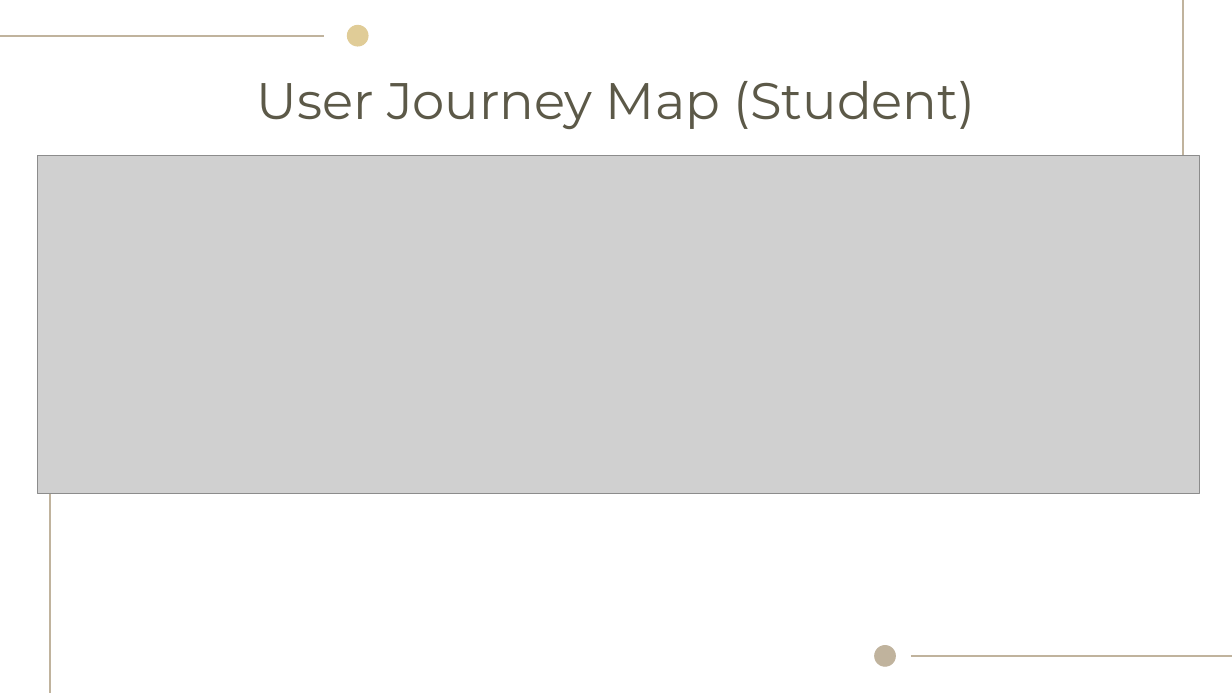
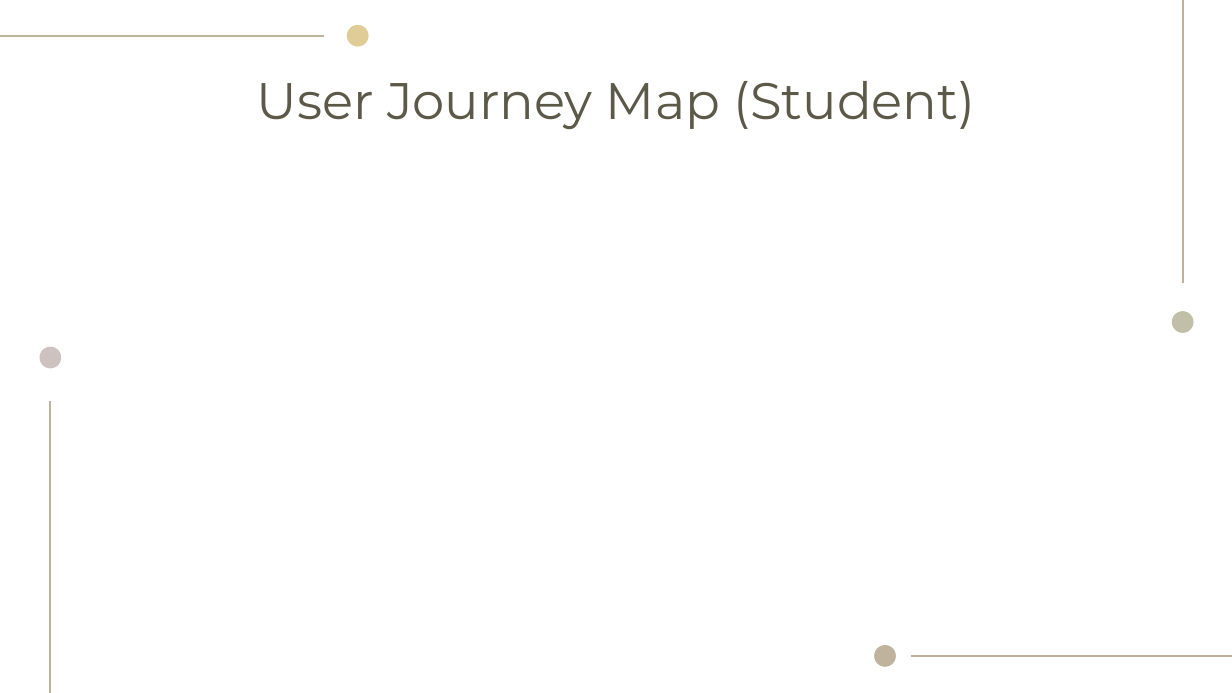
Before and after one commit to datasheng/csc336-teamproject-repo-five-guys, a slide deck: slide 8 of Five Guys project presentation template.pptx. Drawn at 1232x693 pixels with LibreOffice and Linux fonts; fonts in the diff are those of the drawing; grey boxes stand for pictures. Boxes give left, top, right and bottom in pixels: in the first picture for what was removed or moved away, otherwise in the second. Text is boxed around its words. In the diff, an @@ line names an element or a change of style, - is before the commit and + after.

```diff
--- a/Five Guys project presentation template.pptx
+++ b/Five Guys project presentation template.pptx
@@ picture removed at <box>38,155,1200,494</box> @@
@@ ellipse added at <box>1173,311,1193,332</box>, fill #C1BFA8, outline #C1BFA8 0.75 pt @@
@@ ellipse added at <box>40,348,60,368</box>, fill #CEC2C0, outline #CEC2C0 0.75 pt @@
```
Also in this commit, not shown: 4 other slides changed.
